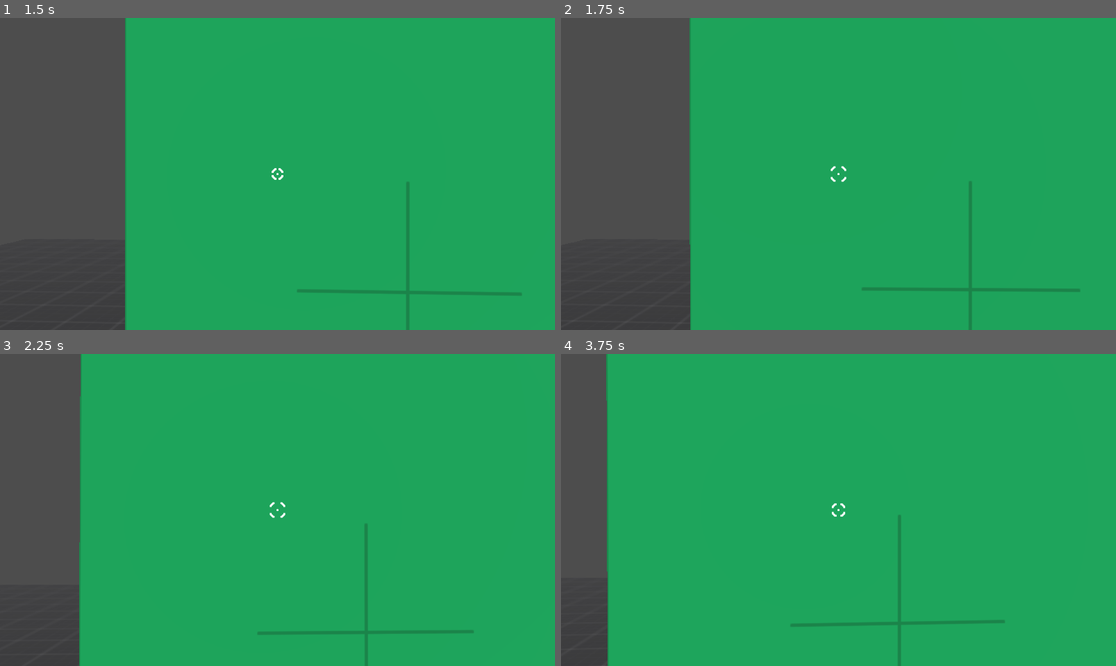
Above: before the commit, frames 1-4 (two rows, left to right).
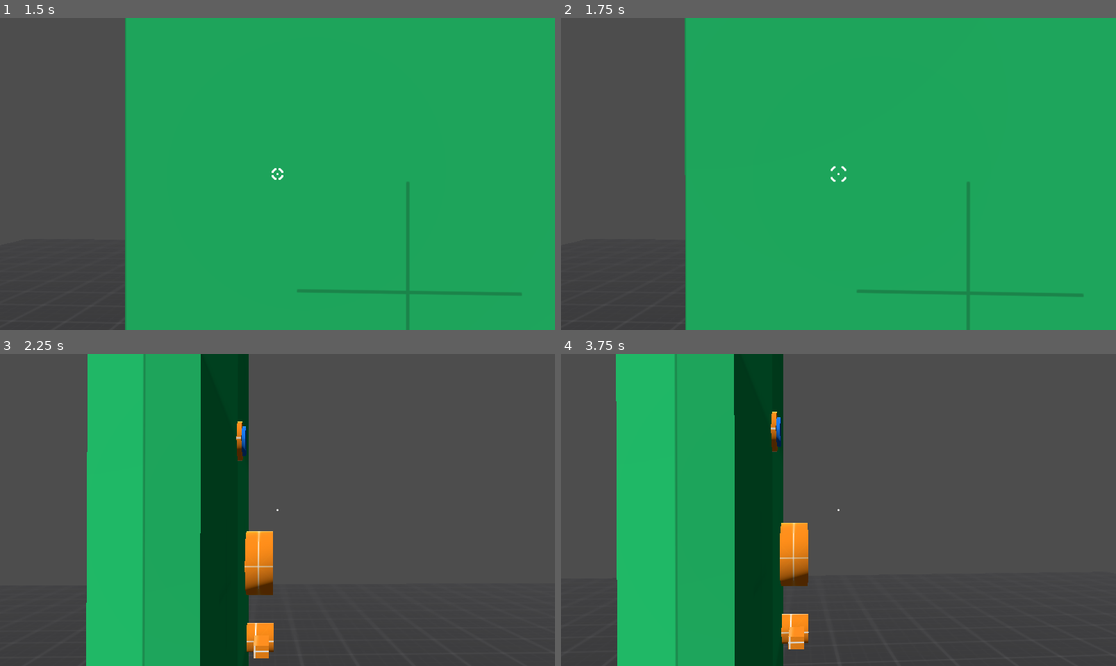
Above: after the commit, the same moments.

Repository: imberny/godot-oop-interface-demo
Game: Godot game, scene res://src/main.tscn
Same seed, same stepped clock (60 frames per second), same inputs: the game is played once before the commit and once after it.
Inputs (mouse positions are in pixels of both pictures, inside the frame that each line leads up to):
- Up to frame 1 (1.5 s): tap Enter (ui_accept) at 0.5, 0.77 s; move the mouse to (305, 174) at 0.52 s; hold E (interact) 0.53-1.28 s; hold W (move_forward) from 0.53 s (still down); move the mouse to (249, 174) at 1.27 s; tap E (interact) at 1.35 s
- Up to frame 2 (1.75 s): keep holding W (move_forward); tap Enter (ui_accept) at 1.52 s
- Up to frame 3 (2.25 s): keep holding W (move_forward); move the mouse to (288, 503) at 2.02 s; hold F from 2.03 s (still down)
- Up to frame 4 (3.75 s): keep holding W (move_forward); tap E (interact) at 2.3, 3.05 s; tap Enter (ui_accept) at 2.75, 3.02, 3.5 s; move the mouse to (832, 516) at 2.77 s; release F at 2.78 s; tap Q at 2.85 s; move the mouse to (877, 513) at 3.52 s; hold E (interact) from 3.53 s (still down); tap Space at 3.6 s

Frame 1 is identical in both runs. In frame 2, 1.9% of the frame differs, in the area x 22-95%, y 0-100%; in frame 3, 65%; in frame 4, 71%, in the area x 8-100%, y 0-100%.

Commit message:
Reduce number of different interfaces needed for interaction

Diff:
--- a/src/entity/door_lock/door_lock.gd
+++ b/src/entity/door_lock/door_lock.gd
@@ -3,27 +3,32 @@
 signal unlocked
 signal locked
 
+@export var _is_locked: bool
 @export var _door: Door
-@export var _is_locked: bool
+@export var _anim_tree: AnimationTree
+
+@onready var _playback: AnimationNodeStateMachinePlayback = _anim_tree["parameters/playback"]
 
 
-func _ready() -> void:
-	Toggleable.try_get(self).set_toggled(_is_locked)
+func is_locked() -> bool:
+	return _is_locked
 
 
 func unlock() -> void:
-	Toggleable.try_get(self).toggle()
+	if not _is_locked:
+		return
+
+	_is_locked = false
+	_playback.travel("unlock")
+	unlocked.emit()
+	_door.unlock()
 
 
 func lock() -> void:
-	Toggleable.try_get(self).toggle()
+	if _is_locked:
+		return
 
-
-func _on_toggleable_locked() -> void:
+	_is_locked = true
+	_playback.travel("lock")
 	locked.emit()
 	_door.lock()
-
-
-func _on_toggleable_unlocked() -> void:
-	unlocked.emit()
-	_door.unlock()
--- a/src/entity/door_lock/door_lock.tscn
+++ b/src/entity/door_lock/door_lock.tscn
@@ -1,8 +1,8 @@
 [gd_scene load_steps=20 format=3 uid="uid://dftvwhhelo66x"]
 
-[ext_resource type="Script" uid="uid://8v1klgv6qt7p" path="res://src/entity/door_lock/toggleable.gd" id="1_atj1q"]
 [ext_resource type="Script" uid="uid://mrx4ydmbe3ao" path="res://src/entity/door_lock/door_lock.gd" id="1_bgn6o"]
 [ext_resource type="Material" uid="uid://dgjiw8udooecr" path="res://addons/prototype_mini_bundle/M_prototype_dark.tres" id="1_c60gh"]
+[ext_resource type="Script" uid="uid://uav68tdj2fj4" path="res://src/entity/door_lock/interactable.gd" id="2_hcf4q"]
 [ext_resource type="Material" uid="uid://7to3kb1tisdd" path="res://addons/prototype_mini_bundle/M_prototype_orange.tres" id="3_bgn6o"]
 [ext_resource type="AudioStream" uid="uid://biqlepiyoioey" path="res://assets/sfx/door/door_lock.mp3" id="3_fsmcq"]
 [ext_resource type="AudioStream" uid="uid://ciricf4sorinj" path="res://assets/sfx/door/door_unlock.mp3" id="4_bgn6o"]
@@ -139,17 +139,17 @@
 [sub_resource type="BoxShape3D" id="BoxShape3D_d64ex"]
 size = Vector3(0.198181, 0.301697, 0.114151)
 
-[node name="DoorLock" type="AnimatableBody3D"]
+[node name="DoorLock" type="AnimatableBody3D" node_paths=PackedStringArray("_anim_tree")]
 editor_description = "https://github.com/godotengine/godot/issues/67257"
 collision_layer = 8
 collision_mask = 0
 sync_to_physics = false
 script = ExtResource("1_bgn6o")
+_anim_tree = NodePath("AnimationTree")
 
-[node name="Toggleable" type="Node" parent="." node_paths=PackedStringArray("_anim_tree")]
-script = ExtResource("1_atj1q")
-_anim_tree = NodePath("../AnimationTree")
-metadata/_custom_type_script = "uid://dhr3vdgg46jic"
+[node name="Interactable" type="Node" parent="."]
+script = ExtResource("2_hcf4q")
+metadata/_custom_type_script = "uid://ce4ve28fu8o2b"
 
 [node name="AnimationTree" type="AnimationTree" parent="."]
 callback_mode_process = 0
@@ -184,6 +184,3 @@
 [node name="UnlockAudio" type="AudioStreamPlayer3D" parent="."]
 stream = ExtResource("4_bgn6o")
 bus = &"Sfx"
-
-[connection signal="locked" from="Toggleable" to="." method="_on_toggleable_locked"]
-[connection signal="unlocked" from="Toggleable" to="." method="_on_toggleable_unlocked"]
--- /dev/null
+++ b/src/entity/door_lock/interactable.gd
@@ -0,0 +1,27 @@
+extends Interactable
+
+var _door_lock: DoorLock
+
+
+func _ready() -> void:
+	_door_lock = get_parent()
+	if not _door_lock:
+		push_error("This interactable implementation must be a child of a DoorLock")
+		return
+
+
+func get_action_name() -> StringName:
+	if _door_lock.is_locked():
+		return "unlock"
+	return "lock"
+
+
+func can_interact(_who: Node) -> bool:
+	return true
+
+
+func interact(_who: Node) -> void:
+	if _door_lock.is_locked():
+		_door_lock.unlock()
+	else:
+		_door_lock.lock()
--- a/src/entity/door_lock/toggleable.gd
+++ /dev/null
@@ -1,39 +0,0 @@
-extends Toggleable
-
-signal locked
-signal unlocked
-
-enum State { LOCKED, UNLOCKED }
-
-@export var _anim_tree: AnimationTree
-
-var _state := State.UNLOCKED
-
-@onready var _playback: AnimationNodeStateMachinePlayback = _anim_tree["parameters/playback"]
-
-
-func set_toggled(is_toggled: bool) -> void:
-	if is_toggled:
-		_lock()
-	else:
-		_unlock()
-
-
-func toggle() -> void:
-	match _state:
-		State.LOCKED:
-			_unlock()
-		State.UNLOCKED:
-			_lock()
-
-
-func _unlock() -> void:
-	_state = State.UNLOCKED
-	_playback.travel("unlock")
-	unlocked.emit()
-
-
-func _lock() -> void:
-	_state = State.LOCKED
-	_playback.travel("lock")
-	locked.emit()
--- /dev/null
+++ b/src/entity/key_lock/interactable.gd
@@ -0,0 +1,27 @@
+extends Interactable
+
+var _key_lock: KeyLock
+
+
+func _ready() -> void:
+	_key_lock = get_parent()
+	if not _key_lock:
+		push_error("This Interactable implementation must be a child of a KeyLock")
+
+
+func get_action_name() -> StringName:
+	if _key_lock.is_locked():
+		return "unlock"
+	return "lock"
+
+
+func can_interact(_who: Node) -> bool:
+	# check for correct key
+	return true
+
+
+func interact(_who: Node) -> void:
+	if _key_lock.is_locked():
+		_key_lock.unlock()
+	else:
+		_key_lock.lock()
--- a/src/entity/key_lock/key_lock.gd
+++ b/src/entity/key_lock/key_lock.gd
@@ -1,34 +1,51 @@
 class_name KeyLock extends AnimatableBody3D
 
+signal unlocked
+signal locked
+
 @export var _door_lock: DoorLock
-@export var is_locked: bool
+@export var _is_locked: bool
+@export var _anim_tree: AnimationTree
+
+@onready var _playback: AnimationNodeStateMachinePlayback = _anim_tree["parameters/playback"]
 
 
 func _ready() -> void:
-	Unlockable.try_get(self).set_locked(is_locked)
+	if _is_locked:
+		lock()
+	else:
+		unlock()
 	_door_lock.unlocked.connect(_on_door_lock_unlocked)
 	_door_lock.locked.connect(_on_door_lock_locked)
 
 
+func is_locked() -> bool:
+	return _is_locked
+
+
 func unlock() -> void:
+	if not _is_locked:
+		return
+
+	_is_locked = false
+	_playback.travel("unlock")
+	unlocked.emit()
 	_door_lock.unlock()
 
 
 func lock() -> void:
+	if _is_locked:
+		return
+
+	_is_locked = true
+	_playback.travel("lock")
+	locked.emit()
 	_door_lock.lock()
 
 
-func _on_unlockable_unlocked() -> void:
+func _on_door_lock_unlocked() -> void:
 	unlock()
 
 
-func _on_unlockable_locked() -> void:
+func _on_door_lock_locked() -> void:
 	lock()
-
-
-func _on_door_lock_unlocked() -> void:
-	Unlockable.try_get(self).set_locked(false)
-
-
-func _on_door_lock_locked() -> void:
-	Unlockable.try_get(self).set_locked(true)
--- a/src/entity/key_lock/key_lock.tscn
+++ b/src/entity/key_lock/key_lock.tscn
@@ -1,8 +1,8 @@
 [gd_scene load_steps=26 format=3 uid="uid://btkfb7cguih3m"]
 
 [ext_resource type="Script" uid="uid://bwu4cfgudhc8d" path="res://src/entity/key_lock/key_lock.gd" id="1_dfayu"]
-[ext_resource type="Script" uid="uid://cylll42vsg8bs" path="res://src/entity/key_lock/unlockable.gd" id="1_jg5mr"]
 [ext_resource type="Material" uid="uid://7to3kb1tisdd" path="res://addons/prototype_mini_bundle/M_prototype_orange.tres" id="1_v585g"]
+[ext_resource type="Script" uid="uid://dybuya0m6ft4" path="res://src/entity/key_lock/interactable.gd" id="2_853mu"]
 [ext_resource type="Material" uid="uid://dgjiw8udooecr" path="res://addons/prototype_mini_bundle/M_prototype_dark.tres" id="2_jg5mr"]
 [ext_resource type="AudioStream" uid="uid://ch17csfvm1ru3" path="res://assets/sfx/door/door_key_unlock.mp3" id="4_e72wl"]
 [ext_resource type="AudioStream" uid="uid://doh53i2vwsykg" path="res://assets/sfx/door/door_key_lock.mp3" id="5_v55wo"]
@@ -296,18 +296,17 @@
 transitions = ["Start", "RESET", SubResource("AnimationNodeStateMachineTransition_dfayu"), "RESET", "lock", SubResource …(425 unchanged characters)…
 graph_offset = Vector2(-19, -40)
 
-[node name="KeyLock" type="AnimatableBody3D"]
+[node name="KeyLock" type="AnimatableBody3D" node_paths=PackedStringArray("_anim_tree")]
 editor_description = "https://github.com/godotengine/godot/issues/67257"
 collision_layer = 8
 collision_mask = 0
 sync_to_physics = false
 script = ExtResource("1_dfayu")
-
-[node name="Unlockable" type="Node" parent="." node_paths=PackedStringArray("_anim_tree")]
-script = ExtResource("1_jg5mr")
-_key_id = &"key_1"
-_anim_tree = NodePath("../AnimationTree")
-metadata/_custom_type_script = "uid://tk1u6vr7m4nd"
+_anim_tree = NodePath("AnimationTree")
+
+[node name="Interactable" type="Node" parent="."]
+script = ExtResource("2_853mu")
+metadata/_custom_type_script = "uid://ce4ve28fu8o2b"
 
 [node name="CollisionShape3D" type="CollisionShape3D" parent="."]
 transform = Transform3D(1, 0, 0, 0, -4.37114e-08, -1, 0, 1, -4.37114e-08, 0, -2.70128e-09, 0.0549841)
@@ -376,6 +375,3 @@
 
 [node name="FailAudio" type="AudioStreamPlayer3D" parent="."]
 stream = ExtResource("6_qr3gc")
-
-[connection signal="locked" from="Unlockable" to="." method="_on_unlockable_locked"]
-[connection signal="unlocked" from="Unlockable" to="." method="_on_unlockable_unlocked"]
--- a/src/entity/key_lock/unlockable.gd
+++ /dev/null
@@ -1,59 +0,0 @@
-extends Unlockable
-
-signal unlocked
-signal locked
-
-@export var _key_id: StringName
-@export var _anim_tree: AnimationTree
-
-var _is_locked := false
-
-@onready var _playback: AnimationNodeStateMachinePlayback = _anim_tree["parameters/playback"]
-
-
-func _unlock() -> bool:
-	if not _is_locked:
-		_playback.travel("fail")
-		return false
-
-	_is_locked = false
-	_playback.travel("unlock")
-	unlocked.emit()
-	return true
-
-
-func _lock() -> bool:
-	if _is_locked:
-		_playback.travel("fail")
-		return false
-
-	_is_locked = true
-	_playback.travel("lock")
-	locked.emit()
-	return true
-
-
-func get_key_id() -> StringName:
-	return _key_id
-
-
-func is_locked() -> bool:
-	return _is_locked
-
-
-func set_locked(is_locked_: bool) -> void:
-	_is_locked = is_locked_
-
-
-func try_lock(key := &"") -> bool:
-	if key == _key_id:
-		return _lock()
-	_playback.travel("fail")
-	return false
-
-
-func try_unlock(key := &"") -> bool:
-	if key == _key_id:
-		return _unlock()
-	_playback.travel("fail")
-	return false
--- a/src/entity/peep_hole/input_controller.gd
+++ b/src/entity/peep_hole/input_controller.gd
@@ -1,6 +1,6 @@
 extends InputController
 
-@export var _toggleable: Toggleable
+@export var _interactable: Interactable
 @export var _pcam: PhantomCamera3D
 @export var _max_y_angle_degrees := 50.0
 @export var _max_x_angle_degrees := 30.0
@@ -11,7 +11,7 @@
 
 func _input(event: InputEvent) -> void:
 	if event.is_action_pressed("interact"):
-		_toggleable.toggle()
+		_interactable.interact(owner)
 	elif event is InputEventMouseMotion:
 		event = event as InputEventMouseMotion
 		_pcam.rotation.y -= event.relative.x * Settings.mouse_sensitivity
--- /dev/null
+++ b/src/entity/peep_hole/interactable.gd
@@ -0,0 +1,42 @@
+extends Interactable
+
+@export var _pcam: PhantomCamera3D
+@export var _pcam_priority_when_peeping := 10
+@export var _input_controller: InputController
+@export var _input_priority_when_peeping := 10
+
+var _is_peeping := false
+
+
+func get_action_name() -> StringName:
+	if _is_peeping:
+		return &"stop peeping"
+	return &"peep"
+
+
+func can_interact(who: Node) -> bool:
+	if who is Node3D and owner is Node3D:
+		var interactor: Node3D = who
+		var peephole: Node3D = owner
+		var angle := interactor.basis.z.angle_to(-peephole.basis.z)
+		return rad_to_deg(angle) < 60.0
+
+	return false
+
+
+func interact(_who: Node) -> void:
+	_is_peeping = not _is_peeping
+	if _is_peeping:
+		_peep()
+	else:
+		_stop_peeping()
+
+
+func _peep() -> void:
+	_pcam.priority = _pcam_priority_when_peeping
+	_input_controller.priority = _input_priority_when_peeping
+
+
+func _stop_peeping() -> void:
+	_pcam.priority = 0
+	_input_controller.priority = 0
--- a/src/entity/peep_hole/peep_hole.tscn
+++ b/src/entity/peep_hole/peep_hole.tscn
@@ -1,6 +1,6 @@
 [gd_scene load_steps=9 format=3 uid="uid://drhborye05rxu"]
 
-[ext_resource type="Script" uid="uid://c7smj4fgnba5x" path="res://src/entity/peep_hole/toggleable.gd" id="1_48ji4"]
+[ext_resource type="Script" uid="uid://bjlf53xybp02u" path="res://src/entity/peep_hole/interactable.gd" id="2_e33ba"]
 [ext_resource type="Material" uid="uid://7to3kb1tisdd" path="res://addons/prototype_mini_bundle/M_prototype_orange.tres" id="2_tlm7b"]
 [ext_resource type="Script" uid="uid://dxsl83h711dsc" path="res://src/entity/peep_hole/input_controller.gd" id="2_uxt4y"]
 [ext_resource type="Material" uid="uid://brj2jayoo0l0d" path="res://addons/prototype_mini_bundle/M_prototype_blue.tres" id="3_phj77"]
@@ -8,7 +8,7 @@
 [ext_resource type="Script" uid="uid://8umksf8e80fw" path="res://addons/phantom_camera/scripts/resources/tween_resource.gd" id="5_uxt4y"]
 
 [sub_resource type="CylinderShape3D" id="CylinderShape3D_c4ueu"]
-height = 0.0664673
+height = 0.135773
 radius = 0.0415039
 
 [sub_resource type="Resource" id="Resource_e33ba"]
@@ -23,15 +23,15 @@
 collision_mask = 0
 sync_to_physics = false
 
-[node name="Toggleable" type="Node" parent="." node_paths=PackedStringArray("_pcam", "_input_controller")]
-script = ExtResource("1_48ji4")
+[node name="Interactable" type="Node" parent="." node_paths=PackedStringArray("_pcam", "_input_controller")]
+script = ExtResource("2_e33ba")
 _pcam = NodePath("../PhantomCamera3D")
 _input_controller = NodePath("../InputController")
-metadata/_custom_type_script = "uid://dhr3vdgg46jic"
+metadata/_custom_type_script = "uid://ce4ve28fu8o2b"
 
-[node name="InputController" type="Node" parent="." node_paths=PackedStringArray("_toggleable", "_pcam")]
+[node name="InputController" type="Node" parent="." node_paths=PackedStringArray("_interactable", "_pcam")]
 script = ExtResource("2_uxt4y")
-_toggleable = NodePath("../Toggleable")
+_interactable = NodePath("../Interactable")
 _pcam = NodePath("../PhantomCamera3D")
 
 [node name="PeepHole" type="CSGCylinder3D" parent="."]
@@ -47,7 +47,7 @@
 material = ExtResource("3_phj77")
 
 [node name="CollisionShape3D" type="CollisionShape3D" parent="."]
-transform = Transform3D(1, 0, 0, 0, -4.37114e-08, -1, 0, 1, -4.37114e-08, 0, 1.45269e-09, -0.0332336)
+transform = Transform3D(1, 0, 0, 0, -4.37114e-08, -1, 0, 1, -4.37114e-08, 0, -6.20282e-11, 0.0014191)
 shape = SubResource("CylinderShape3D_c4ueu")
 
 [node name="PhantomCamera3D" type="Node3D" parent="."]
--- a/src/entity/peep_hole/toggleable.gd
+++ /dev/null
@@ -1,30 +0,0 @@
-extends Toggleable
-
-@export var _pcam: PhantomCamera3D
-@export var _pcam_priority_when_toggled := 10
-@export var _input_controller: InputController
-@export var _input_priority_when_toggled := 10
-
-var _is_toggled := false
-
-
-func set_toggled(is_toggled) -> void:
-	_is_toggled = is_toggled
-
-
-func toggle() -> void:
-	_is_toggled = not _is_toggled
-	if _is_toggled:
-		_peep()
-	else:
-		_stop_peep()
-
-
-func _peep() -> void:
-	_pcam.priority = _pcam_priority_when_toggled
-	_input_controller.priority = _input_priority_when_toggled
-
-
-func _stop_peep() -> void:
-	_pcam.priority = 0
-	_input_controller.priority = 0
--- a/src/entity/player/interactor_ray.gd
+++ b/src/entity/player/interactor_ray.gd
@@ -10,19 +10,22 @@
 		return false
 	var target := get_collider()
 
-	return Toggleable.try_get(target) or Openable.try_get(target) or Unlockable.try_get(target)
+	return Interactable.try_get(target) or Openable.try_get(target)
 
 
 func interact() -> void:
 	assert(is_colliding())
 	var target := get_collider()
 
-	interacted.emit()
+	if _try_interact(target):
+		interacted.emit()
 
-	var toggleable := Toggleable.try_get(target)
-	if toggleable:
-		toggleable.toggle()
-		return
+
+func _try_interact(target) -> bool:
+	var interactable := Interactable.try_get(target)
+	if interactable and interactable.can_interact(owner):
+		interactable.interact(owner)
+		return true
 
 	var openable := Openable.try_get(target)
 	if openable:
@@ -30,13 +33,6 @@
 			openable.close()
 		else:
 			openable.open()
-		return
+		return true
 
-	var unlockable := Unlockable.try_get(target)
-	if unlockable:
-		var required_key_id := unlockable.get_key_id()
-		var key := required_key_id if _inventory.has(required_key_id) else &""
-		if unlockable.is_locked():
-			unlockable.try_unlock(key)
-		else:
-			unlockable.try_lock(key)
+	return false
--- /dev/null
+++ b/src/interface/interactable.gd
@@ -0,0 +1,30 @@
+class_name Interactable extends Interface
+
+#region boilerplate
+
+const INTERFACE_NAME := &"Interactable"
+
+
+static func try_get(from: Node) -> Interactable:
+	return try_get_interface(INTERFACE_NAME, from)
+
+
+func get_interface_name() -> StringName:
+	return INTERFACE_NAME
+
+
+#endregion boilerplate
+
+
+func get_action_name() -> StringName:
+	assert(false, "METHOD NOT IMPLEMENTED")
+	return &""
+
+
+func can_interact(_who: Node) -> bool:
+	assert(false, "METHOD NOT IMPLEMENTED")
+	return false
+
+
+func interact(_who: Node) -> void:
+	assert(false, "METHOD NOT IMPLEMENTED")
--- a/src/interface/interface.gd
+++ b/src/interface/interface.gd
@@ -12,7 +12,7 @@
 	return null
 
 
-func _ready() -> void:
+func _enter_tree() -> void:
 	var interface_name: StringName = get_interface_name()
 	get_parent().set_meta(interface_name, self)
 
--- a/src/interface/toggleable.gd
+++ /dev/null
@@ -1,24 +0,0 @@
-class_name Toggleable extends Interface
-
-#region boilerplate
-
-const INTERFACE_NAME := &"Toggleable"
-
-
-static func try_get(from: Node) -> Toggleable:
-	return try_get_interface(INTERFACE_NAME, from)
-
-
-func get_interface_name() -> StringName:
-	return INTERFACE_NAME
-
-
-#endregion boilerplate
-
-
-func set_toggled(is_toggled: bool) -> void:
-	assert(false, "METHOD NOT IMPLEMENTED")
-
-
-func toggle() -> void:
-	assert(false, "METHOD NOT IMPLEMENTED")
--- a/src/interface/unlockable.gd
+++ /dev/null
@@ -1,40 +0,0 @@
-class_name Unlockable extends Interface
-
-#region boilerplate
-
-const INTERFACE_NAME := &"Unlockable"
-
-
-static func try_get(from: Node) -> Unlockable:
-	return try_get_interface(INTERFACE_NAME, from)
-
-
-func get_interface_name() -> StringName:
-	return INTERFACE_NAME
-
-
-#endregion boilerplate
-
-
-func get_key_id() -> StringName:
-	assert(false, "METHOD NOT IMPLEMENTED")
-	return &""
-
-
-func is_locked() -> bool:
-	assert(false, "METHOD NOT IMPLEMENTED")
-	return false
-
-
-func set_locked(is_locked: bool) -> void:
-	assert(false, "METHOD NOT IMPLEMENTED")
-
-
-func try_lock(_key := &"") -> bool:
-	assert(false, "METHOD NOT IMPLEMENTED")
-	return false
-
-
-func try_unlock(_key := &"") -> bool:
-	assert(false, "METHOD NOT IMPLEMENTED")
-	return false
--- a/src/level/level.tscn
+++ b/src/level/level.tscn
@@ -37,12 +37,10 @@
 [node name="DoorLock" parent="Door" node_paths=PackedStringArray("_door") instance=ExtResource("2_xv147")]
 transform = Transform3D(-0.999999, 0, 1.50996e-07, 0, 1, 0, -1.50996e-07, 0, -0.999999, 0.861975, 1.21927, 0.014651)
 _door = NodePath("..")
-_is_locked = true
 
 [node name="KeyLock" parent="Door" node_paths=PackedStringArray("_door_lock") instance=ExtResource("6_ob0n7")]
 transform = Transform3D(0.662956, 0, -1.41318e-14, 0, 0.662957, 0, 1.41318e-14, 0, 0.662956, 0.861975, 1.21927, 0.100643)
 _door_lock = NodePath("../DoorLock")
-is_locked = true
 
 [node name="Peephole" parent="Door" instance=ExtResource("7_p6v4a")]
 transform = Transform3D(0.999999, 0, -2.13163e-14, 0, 1, 0, 2.13163e-14, 0, 0.999999, 0.5, 1.5, 0.0471132)
Not shown, added: src/entity/door_lock/interactable.gd.uid
Not shown, removed: src/entity/door_lock/toggleable.gd.uid
Not shown, added: src/entity/key_lock/interactable.gd.uid
Not shown, removed: src/entity/key_lock/unlockable.gd.uid
Not shown, added: src/entity/peep_hole/interactable.gd.uid
Not shown, removed: src/entity/peep_hole/toggleable.gd.uid
Not shown, added: src/interface/interactable.gd.uid
Not shown, removed: src/interface/toggleable.gd.uid
Not shown, removed: src/interface/unlockable.gd.uid
Not shown: 1 places in src/main.tscn that only renumber resources
